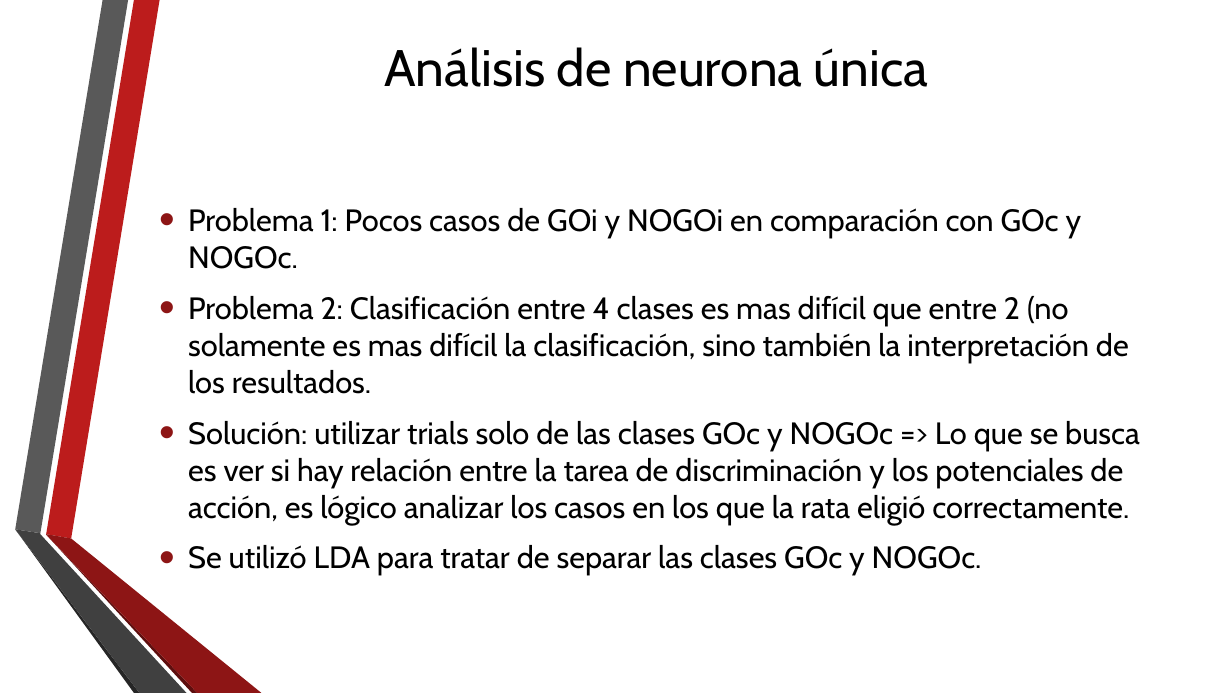
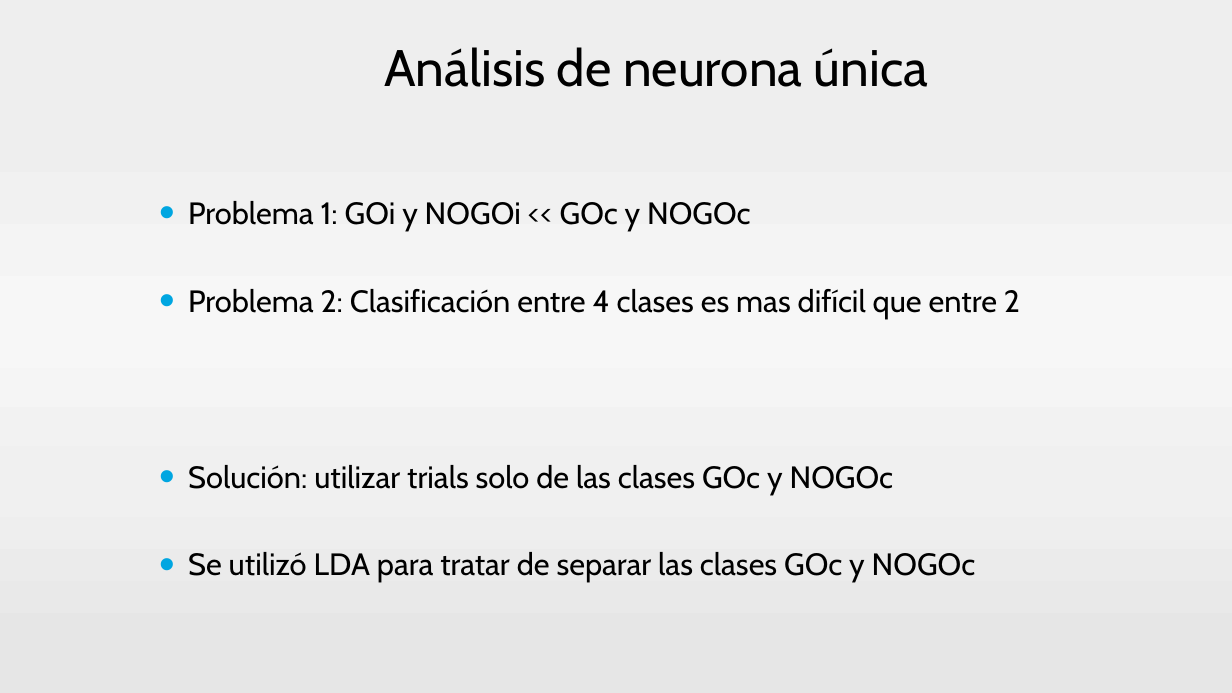
Before and after one commit to neozero86/tesis-megea, a slide deck: slide 21 of Presentacion/PresentacionTesis.pptx (slide 22 before the commit). Drawn at 1232x693 pixels with LibreOffice and Linux fonts; fonts in the diff are those of the drawing; background and template pictures are left out. Boxes give left, top, right and bottom in pixels: in the first picture for what was removed or moved away, otherwise in the second. Text is boxed around its words. In the diff, an @@ line names an element or a change of style, - is before the commit and + after.

```diff
--- a/Presentacion/PresentacionTesis.pptx
+++ b/Presentacion/PresentacionTesis.pptx
@@ background picture (left out) to gradient #EEEEEE to #F1F1F1 to #F7F7F7 to #F0F0F0 to #E6E6E6 @@
@@ text at <box>188,201,1020,582</box>: text changed @@
-• Problema 1: Pocos casos de GOi y NOGOi en comparación con GOc y NOGOc.
-• Problema 2: Clasificación entre 4 clases es mas difícil que entre 2 (no solamente es mas difícil la clasificación, sino también la interpretación de los resultados.
-• Solución: utilizar trials solo de las clases GOc y NOGOc => Lo que se busca es ver si hay relación entre la tarea de discriminación y los potenciales de acción, es lógico analizar los casos en los que la rata eligió correctamente.
-• Se utilizó LDA para tratar de separar las clases GOc y NOGOc.
+• Problema 1: GOi y NOGOi << GOc y NOGOc
+• Problema 2: Clasificación entre 4 clases es mas difícil que entre 2
+• Solución: utilizar trials solo de las clases GOc y NOGOc
+• Se utilizó LDA para tratar de separar las clases GOc y NOGOc
@@ group removed at <box>15,0,262,693</box>: 6 freeform shapes @@
```
Also in this commit, not shown: 67 other slides changed, 2 slides added, 2 slides removed.
